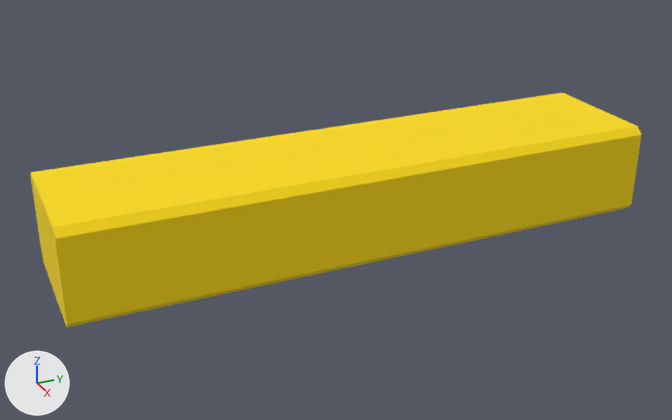
The OBJ model assets/factory/mesh/factory_insertion/factory_rectangular_peg_12mm_loose_subdiv_3x.obj, before and after one commit.
The view is the same before and after, from a 50 mm lens placed at (0.0652, -0.0559, 0.0312), pointed at (0.0, -0.0266, -0.0014). Arrows for +X, +Y and +Z are at lower left; the lights stay in place. Where no turn or scale is listed for an object, it has been applied to the vertices.

Script lines for the objects in view, before the commit:
```python
me_mesh0 = bpy.data.meshes.new('mesh0')
me_mesh0.from_pydata(...)  # 81 vertices, 128 faces; spans x 0.006, y -0.05..0.0, z -0.0034..0.0034
me_mesh0.materials.append(mat_0_980392_0_713725_0_003922_0_000000_0_000000)  # yellow #fddc0d
me_mesh1 = bpy.data.meshes.new('mesh1')
me_mesh1.from_pydata(...)  # 81 vertices, 128 faces; spans x 0.0054..0.006, y -0.05..0.0, z 0.0034..0.004
me_mesh1.materials.append(mat_0_980392_0_713725_0_003922_0_000000_0_000000)  # yellow #fddc0d
me_mesh2 = bpy.data.meshes.new('mesh2')
me_mesh2.from_pydata(...)  # 81 vertices, 128 faces; spans x -0.0054..0.0054, y -0.05..0.0, z 0.004
me_mesh2.materials.append(mat_0_980392_0_713725_0_003922_0_000000_0_000000)  # yellow #fddc0d
me_mesh5 = bpy.data.meshes.new('mesh5')
me_mesh5.from_pydata(...)  # 225 vertices, 384 faces; spans x -0.00598..0.00598, y -0.05, z -0.00395..0.00396
me_mesh5.materials.append(mat_0_980392_0_713725_0_003922_0_000000_0_000000)  # yellow #fddc0d
me_mesh9 = bpy.data.meshes.new('mesh9')
me_mesh9.from_pydata(...)  # 81 vertices, 128 faces; spans x 0.0054..0.006, y -0.05..0.0, z -0.004..-0.0034
me_mesh9.materials.append(mat_0_980392_0_713725_0_003922_0_000000_0_000000)  # yellow #fddc0d
ob_mesh0 = bpy.data.objects.new('mesh0', me_mesh0)
ob_mesh0.location = (0.0, 0.0, 0.0)
ob_mesh1 = bpy.data.objects.new('mesh1', me_mesh1)
ob_mesh1.location = (0.0, 0.0, 0.0)
ob_mesh2 = bpy.data.objects.new('mesh2', me_mesh2)
ob_mesh2.location = (0.0, 0.0, 0.0)
ob_mesh5 = bpy.data.objects.new('mesh5', me_mesh5)
ob_mesh5.location = (0.0, 0.0, 0.0)
ob_mesh9 = bpy.data.objects.new('mesh9', me_mesh9)
ob_mesh9.location = (0.0, 0.0, 0.0)
```
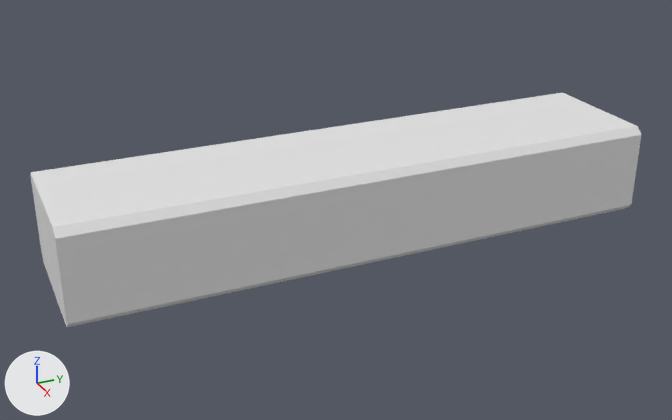
Changed parts and their boxes (x1, y1, x2, y2) in the pictures (672 x 420 px):
'mesh0', recoloured (yellow to grey)
    both: (55, 135, 641, 324)
'mesh2', recoloured (yellow to white)
    both: (31, 93, 636, 227)
'mesh1', recoloured (yellow to white)
    both: (53, 126, 641, 239)
'mesh9', recoloured (yellow to grey)
    both: (67, 205, 630, 327)
'mesh5', recoloured (yellow to grey)
    both: (30, 175, 67, 327)

Patch to the scene script:
```diff
--- a/assets/factory/mesh/factory_insertion/factory_rectangular_peg_12mm_loose_subdiv_3x.obj.py
+++ b/assets/factory/mesh/factory_insertion/factory_rectangular_peg_12mm_loose_subdiv_3x.obj.py
@@ me_mesh0 @@
 me_mesh0.from_pydata(...)  # 81 vertices, 128 faces; spans x 0.006, y -0.05..0.0, z -0.0034..0.0034
-me_mesh0.materials.append(mat_0_980392_0_713725_0_003922_0_000000_0_000000)  # yellow #fddc0d
@@ me_mesh1 @@
 me_mesh1.from_pydata(...)  # 81 vertices, 128 faces; spans x 0.0054..0.006, y -0.05..0.0, z 0.0034..0.004
-me_mesh1.materials.append(mat_0_980392_0_713725_0_003922_0_000000_0_000000)  # yellow #fddc0d
@@ me_mesh2 @@
 me_mesh2.from_pydata(...)  # 81 vertices, 128 faces; spans x -0.0054..0.0054, y -0.05..0.0, z 0.004
-me_mesh2.materials.append(mat_0_980392_0_713725_0_003922_0_000000_0_000000)  # yellow #fddc0d
@@ me_mesh5 @@
 me_mesh5.from_pydata(...)  # 225 vertices, 384 faces; spans x -0.00598..0.00598, y -0.05, z -0.00395..0.00396
-me_mesh5.materials.append(mat_0_980392_0_713725_0_003922_0_000000_0_000000)  # yellow #fddc0d
@@ me_mesh9 @@
 me_mesh9.from_pydata(...)  # 81 vertices, 128 faces; spans x 0.0054..0.006, y -0.05..0.0, z -0.004..-0.0034
-me_mesh9.materials.append(mat_0_980392_0_713725_0_003922_0_000000_0_000000)  # yellow #fddc0d
```
